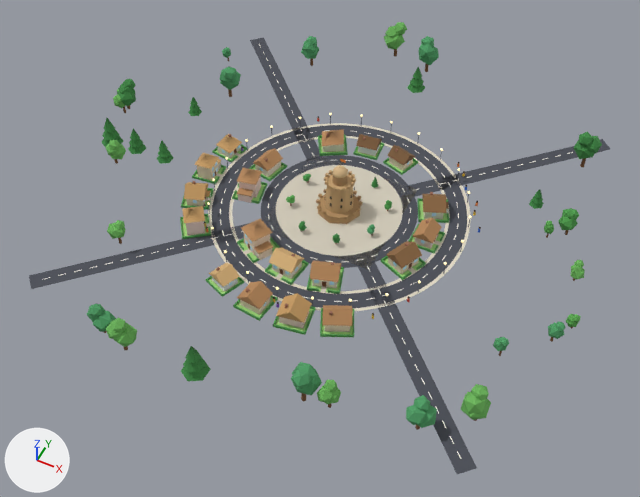
The glTF model towns/kurnool.glb as it was, and as the next commit left it.
Camera for both pictures: a camera (50 mm lens) standing at (78.2, -169.3, 190.4) and looking at (0.0, -12.9, -5.1). Lighting does not change. The marker at lower left points along +X, +Y and +Z. The first picture is the older version. Where no turn or scale is listed for an object, it has been applied to the vertices. Vertices at exactly the same position are counted once.
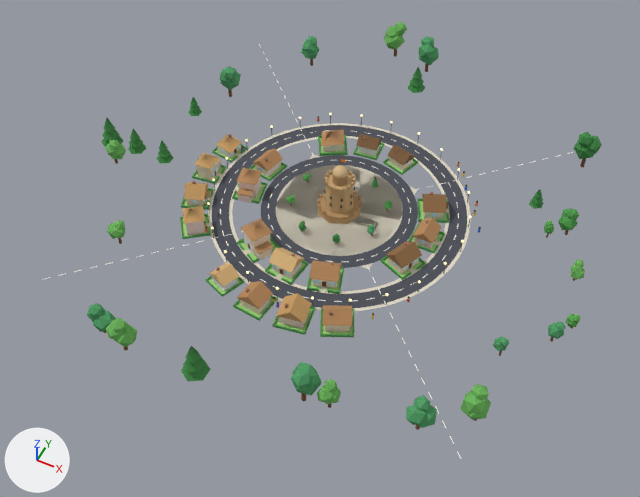
Where the newer file only moved an object's origin or applied its transform, the numbers keep the older frame.

What differs and where, as boxes [x1, y1, x2, y2] in the pictures (640 x 497 px):
'Mesh_12', reshaped (11% narrower, 10% shorter): before [29, 22, 610, 474]; after [87, 22, 602, 430]
part 1 of me_mesh_12, deleted: before [29, 37, 610, 474]

What changed in the scene script:
```text
Change me_mesh_12:
    used by ob_mesh_12; location = (-5.3, 3.5, 10.1)
    remove me_mesh_12.from_pydata(...)  # 3233 vertices, 4982 faces; spans x -81.0..81.0, y -77.0..77.0, z -10.0..10.0
    add me_mesh_12.from_pydata(...)  # 3073 vertices, 4734 faces; spans x -75.0..81.0, y -77.0..77.0, z -10.0..10.0
    me_mesh_12 part 1: 16 loose pieces with 160 vertices, spanning x -81.0..71.0, y -70.0..63.0, z -10.0..2.0, are deleted
    other edits to the shape of me_mesh_12 do not show in these pictures
```
